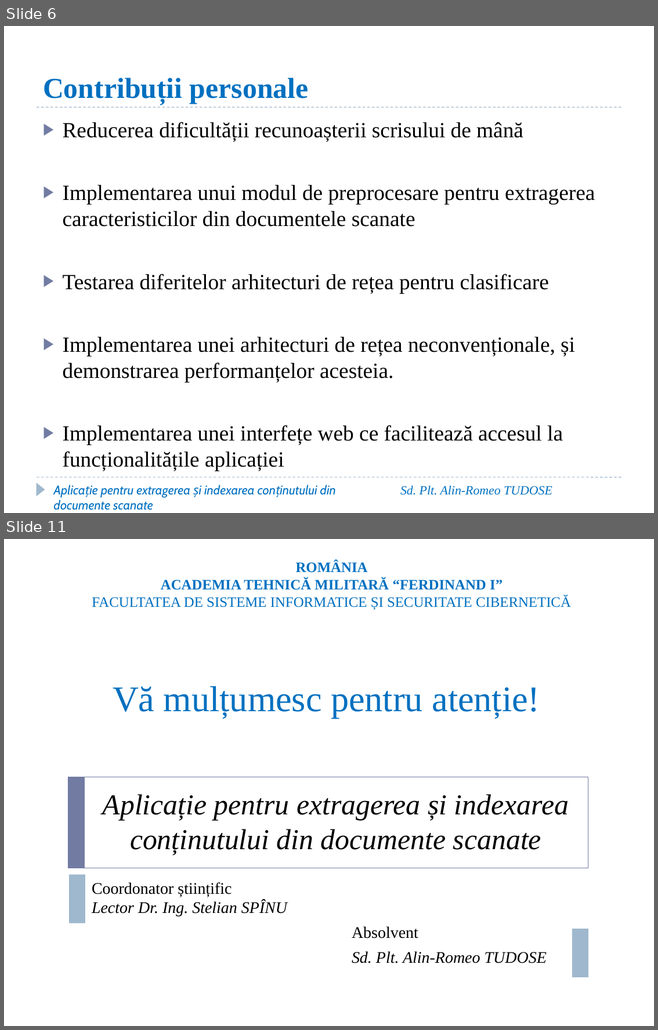
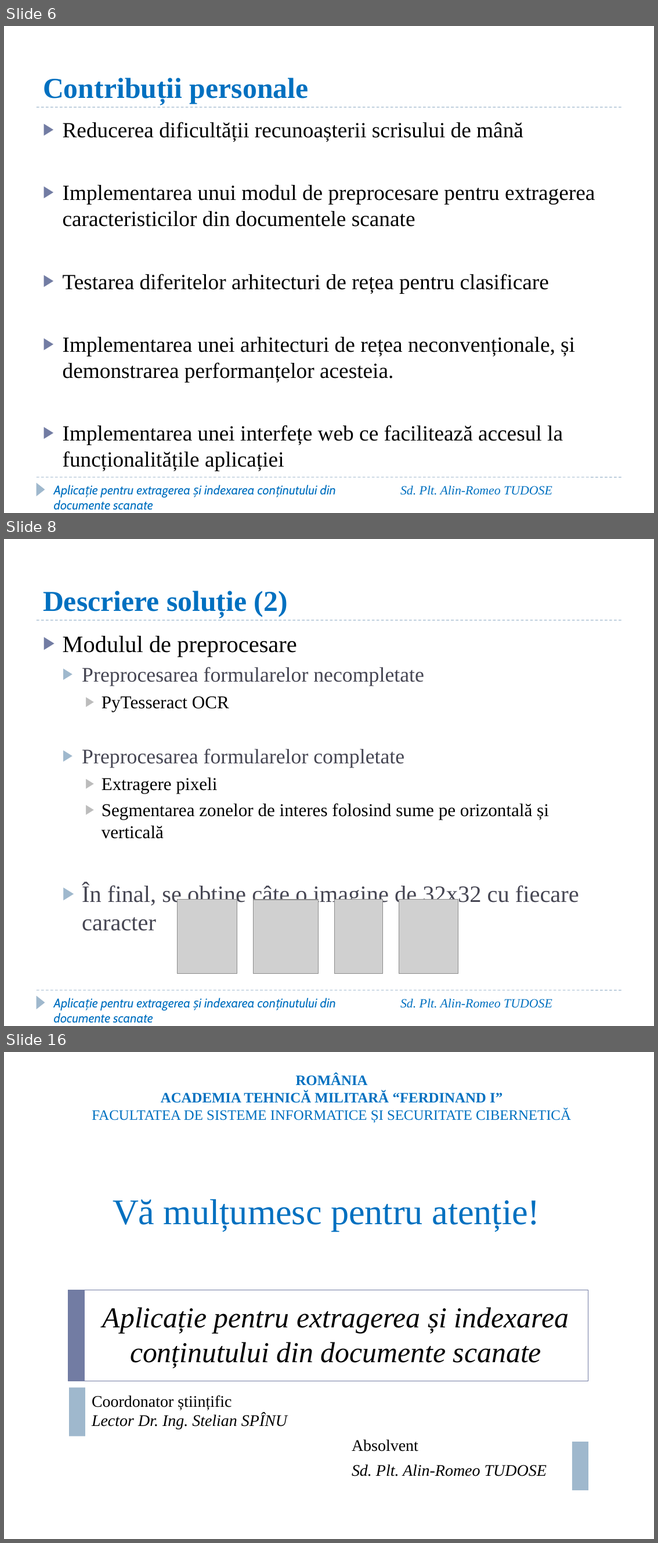
Before and after one commit to AlinTudose98/DocumentatieLicenta, a slide deck: Prezentare_Licenta_Tudose_Alin.pptx. Shown one above the other, each under a label of ours: slides 6 and 11 before the commit, slides 6, 8 and 16 after it; the slides between them are not shown. The pictures are 658x1030 and 658x1543 pixels, drawn with LibreOffice and Linux fonts; fonts in the diff are those of the drawing; grey boxes stand for pictures; background and template pictures are left out. Boxes give left, top, right and bottom in pixels: in the first picture for what was removed or moved away, otherwise in the second. Text is boxed around its words. In the diff, an @@ line names an element or a change of style, - is before the commit and + after.

Commit message:
Finalizare prezentare

```diff
--- a/Prezentare_Licenta_Tudose_Alin.pptx
+++ b/Prezentare_Licenta_Tudose_Alin.pptx
@@ slide 8 added at box(4, 539, 654, 1026), background #FFFFFF; not listed: 3 template elements that a slide beside it also shows @@
@@ title added at box(43, 591, 288, 617), 32 pt, text #0070C0, bold @@
+Descriere soluție (2)
@@ text added at box(63, 636, 579, 931), 20 pt, text #464653 @@
+▶ Modulul de preprocesare
+  ▶ Preprocesarea formularelor necompletate
+    ▶ PyTesseract OCR
+  ▶ Preprocesarea formularelor completate
+    ▶ Extragere pixeli
+    ▶ Segmentarea zonelor de interes folosind sume pe orizontală și verticală
+  ▶ În final, se obține câte o imagine de 32x32 cu fiecare caracter
@@ picture added at box(177, 900, 237, 973) @@
@@ picture added at box(253, 900, 318, 973) @@
@@ picture added at box(334, 900, 383, 973) @@
@@ picture added at box(399, 900, 458, 973) @@
@@ text added at box(54, 998, 336, 1023), 14 pt, text #0070C0, italic @@
+Aplicație pentru extragerea și indexarea conținutului din documente scanate
@@ text added at box(400, 999, 552, 1008), 14 pt, text #0070C0, italic @@
+Sd. Plt. Alin-Romeo TUDOSE
@@ what was slide 11 is now slide 16 @@
```
Also in this commit, not shown: 4 slides changed, 4 other slides added.
